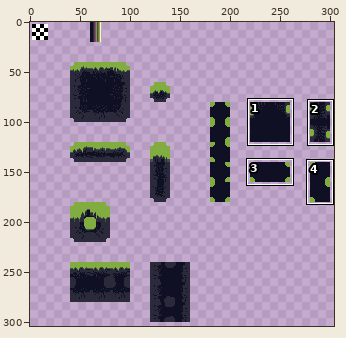
Two states of a sprite sheet, tilesets/tsGround/output_tileset.png. Above, an overview of the earlier version with the close-up marked.
Close-up. Earlier state:
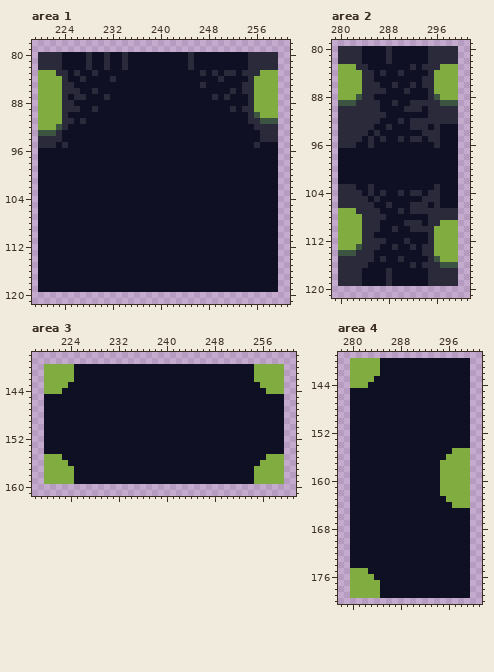
The file is 320x320 pixels. Shown: area 1: x 219..261, y 78..121; area 2: x 279..301, y 79..121; area 3: x 218..261, y 138..161; area 4: x 278..301, y 139..180. The wide view leaves out empty margins. The commit also changed other parts of the picture, which this record leaves out.
After:
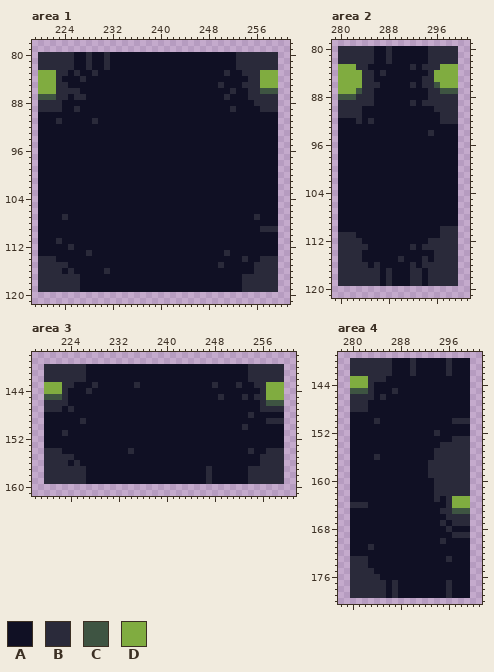
Palette (. is transparent): A #101024  B #2a2a3a  C #3e5442  D #80ac40
The exact change:
Changed rows in their new state; - is an unchanged pixel.
Area 1:
first column x 220:
 80 ----BB--------A----------A-------BB-----
 81 ----BB--------A----------A-------BB-----
 82 ----BB--------A----------A-------BB-----
 83 ---------------------------A-A--A-------
 84 ---BA-------A-----------------A-----B---
 85 ---B-A---------------------A--B-----B---
 86 ---B-----A------------------------A-BCCC
 87 CCCB-------A-----------------A------BBBB
 88 BBBBAA-----------------------------ABBBB
 89 BBBBAA---A------------------------AAABBB
 90 AAAAA------------------------------AAAAA
 91 AAABAA-A-B-------------------------AAAAA
 92 AAAAA-------------------------------AAAA
 93 AAAA---------------------------------AAA
 94 AAAA---------------------------------AAA
 95 AAA-A-------------------------------A---
first column x 220:
107 ----B-------------------------------B---
109 -------------------------------------BBB
111 ---B------------------------------------
112 -----B----------------------------------
113 --------B----------------------B--------
114 BBB-------------------------------B--BBB
115 BBBBB-------------------------B-----BBBB
116 BBBB-B-----B------------------------BBBB
117 BBBBBBB---------------------------BBBBBB
118 BBBBBBB---------------------------BBBBBB
119 BBBBBBB---------------------------BBBBBB
Area 2:
first column x 280:
 80 ----BB--------------
 81 ----BB--------------
 82 ----BB--------------
 84 ----------A---------
 86 ---------A------C---
 87 ---C--AA---A----BCCC
 88 CCCB------------BBBB
 89 BBB---A--A---A---BBB
 90 ----AAA----AAA-A----
 91 ----AAAA-------AA---
 92 AAA-A-A---A-AAAAA---
 93 AAAAAA--A---AAA-A---
 94 AAAAA-A-------A-A---
 95 AAAA-A-A--A-AA-AA---
 96 AAA--A----------A---
first column x 280:
103 AAA--A----------A---
104 AAAA-A-A--A-AA-AA---
105 AAAAA-A-------AAA---
106 AAAAAA--A---AAA-A---
107 AAAAAAA---A-AAAAAAAA
108 AAAAAAAA-------AAAAA
109 AAAAAAA----AAA-AAAAA
110 AAAAAAA--A--AAAAABBB
111 BBBAAA---------AABBB
112 BBBBAAAA---A----BBBB
113 BBBB-AA--A------BBBB
114 BBB-AA--------AABBBB
115 ----AA-A------BABBBB
116 ------B----------BBB
117 ----BBB-----BB------
118 ----BBB-----BB------
119 ----BBB-----BB------
Area 3:
first column x 220:
140 BBBBBBB---------------------------BBBBBB
141 BBBBBBB---------------------------BBBBBB
142 BBBBBBB---------------------------BBBBBB
143 ---BB---B------B------------B---B--BB---
144 ---B---B----------------------------B---
145 CCCB-------------------------B---B-BBDDD
146 BBBB--------------------------------BCCC
147 BBB-B-------------------------------BBBB
148 ----------------------------------B-----
149 ------B------------------------------BBB
150 ---------------------------------B------
151 ---B------------------------------------
154 BBB-----------B-------------------B--BBB
155 BBBBB-------------------------------BBBB
156 BBBB-B------------------------------BBBB
157 BBBBBBB--------------------B------BBBBBB
158 BBBBBBB--------------------B------BBBBBB
159 BBBBBBB--------------------B------BBBBBB
Area 4:
first column x 280:
140 BBBBBBB---B-----B---
141 BBBBBBB---B-----B---
142 BBBBBBB---B-----B---
143 ---BBB--------------
144 ---B----------------
145 CCCB---B------------
146 BBBB-B--------------
147 BBB-----------------
148 BBB-----------------
150 ----B------------BBB
152 --------------B-----
153 -----------------BBB
154 ---------------BBBBB
155 --------------BBBBBB
156 ----B---------BBBBBB
157 -------------BBBBBBB
158 -------------BBBBBBB
159 -------------BBBBBBB
160 --------------BBBBBB
161 --------------BBBBBB
162 --------------BBBBBB
163 --------------B-B---
164 BBB-------------B---
165 ---------------BBCCC
166 ----------------BBBB
167 ---------------B-BBB
168 ----------------B---
169 -----------------BBB
170 ---------------B----
171 ---B----------------
173 BBB-------------B---
174 BBB-----------------
175 BBBB----------------
176 BBBBB---------------
177 BBBBBB-B--------B---
178 BBBBBB-B--------B---
179 BBBBBB-B--------B---
